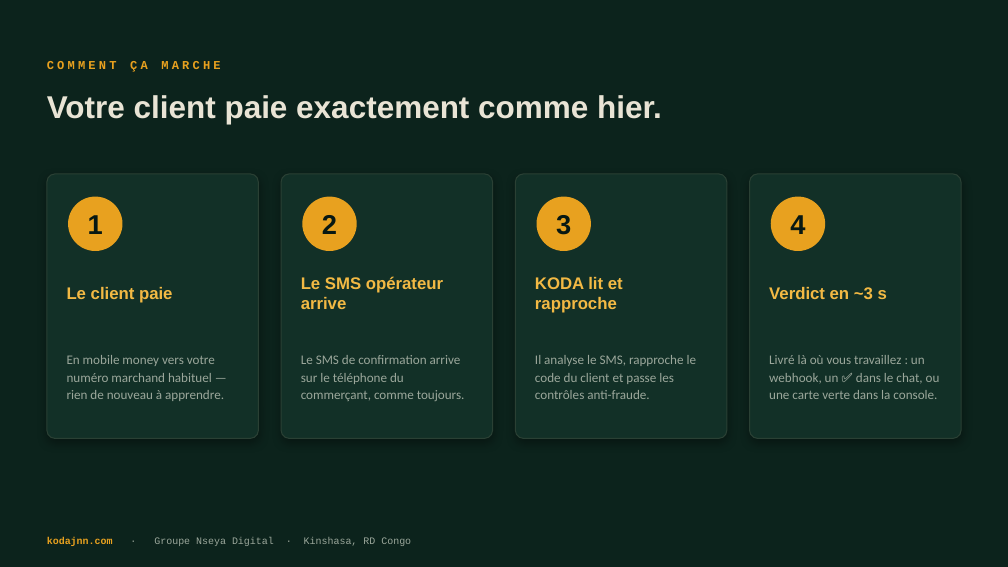
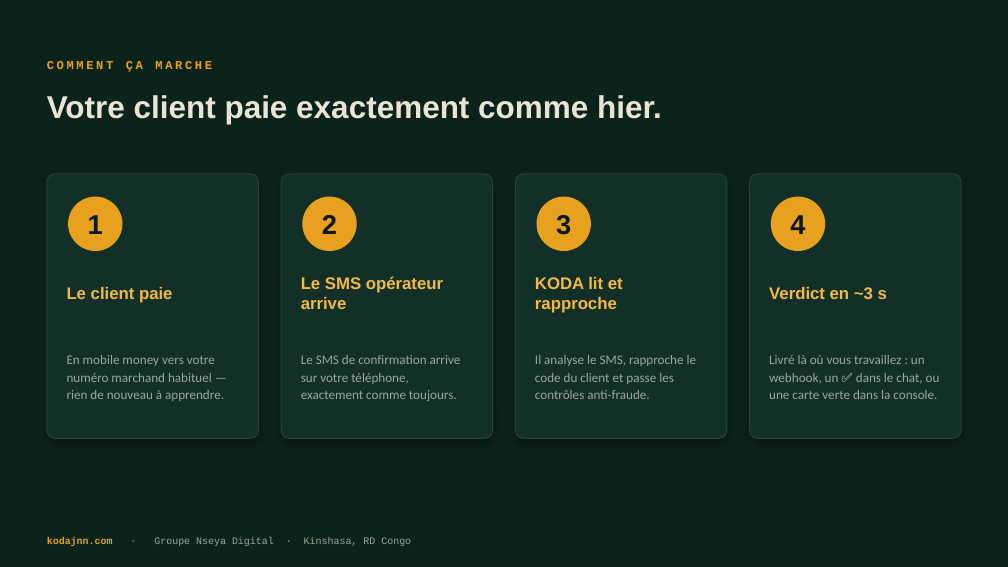
Before and after one commit to jnnseya-cpu/KODA, a slide deck: slide 5 of brand/KODA-deck-FR.pptx. Drawn at 1008x567 pixels with LibreOffice and Linux fonts; fonts in the diff are those of the drawing. Boxes give left, top, right and bottom in pixels: in the first picture for what was removed or moved away, otherwise in the second. Text is boxed around its words. In the diff, an @@ line names an element or a change of style, - is before the commit and + after.

```diff
--- a/brand/KODA-deck-FR.pptx
+++ b/brand/KODA-deck-FR.pptx
@@ text "COMMENT ÇA MARCHE" at (47,61,212,72): letter spacing 3 to 2.5 pt @@
@@ text at (301,355,461,401): text changed @@
-Le SMS de confirmation arrive sur le téléphone du commerçant, comme toujours.
+Le SMS de confirmation arrive sur votre téléphone, exactement comme toujours.
```
Also in this commit, not shown: 9 other slides changed, 3 slides added, 2 slides removed, 5 other files.
